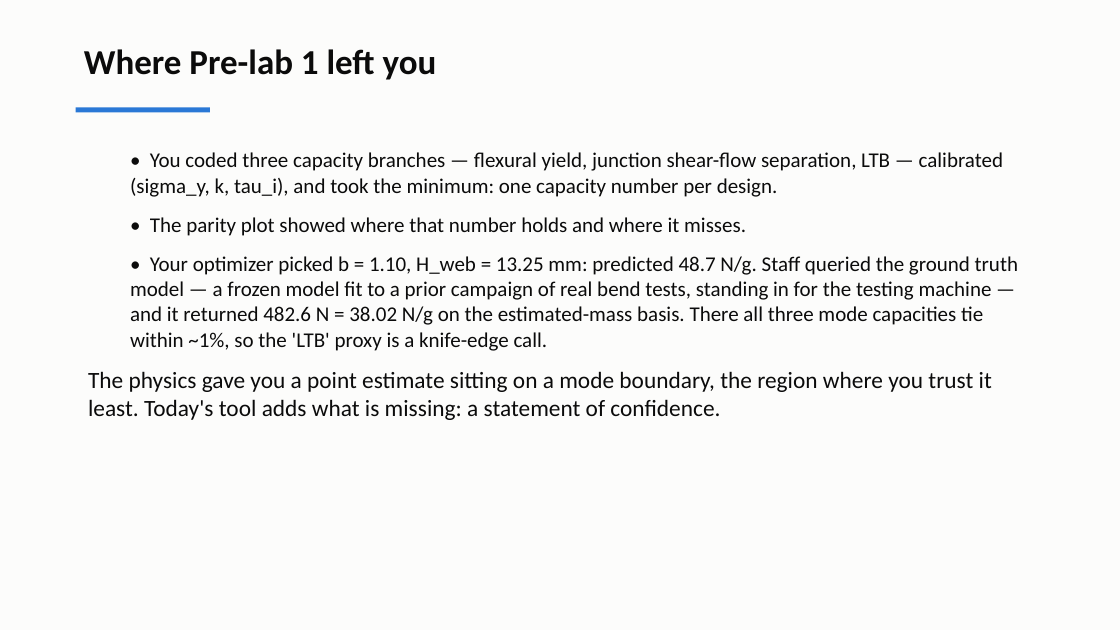
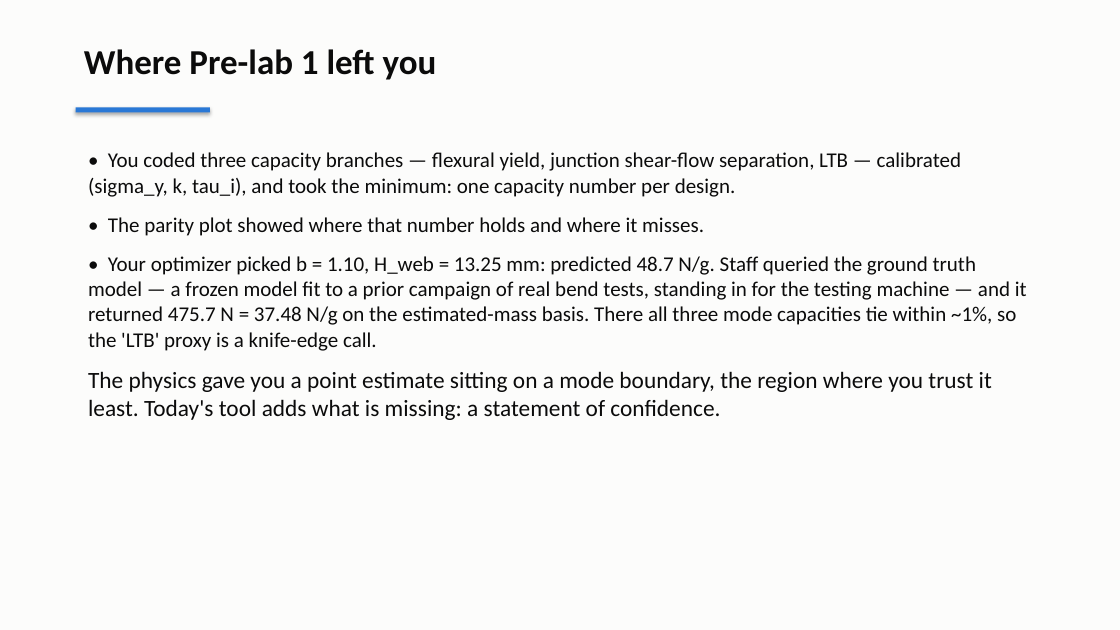
Before and after one commit to andrewvoss8-boop/core-me-data-science-activities-public, a slide deck: slide 2 of me323/Module1_drafts/ME323_Module1_Lecture2.pptx. Drawn at 1120x630 pixels with LibreOffice and Linux fonts; fonts in the diff are those of the drawing. Boxes give left, top, right and bottom in pixels: in the first picture for what was removed or moved away, otherwise in the second. Text is boxed around its words. In the diff, an @@ line names an element or a change of style, - is before the commit and + after.

```diff
--- a/me323/Module1_drafts/ME323_Module1_Lecture2.pptx
+++ b/me323/Module1_drafts/ME323_Module1_Lecture2.pptx
@@ rectangle at (x1=76, y1=108, x2=210, y2=113): shadow on @@
@@ text at (x1=88, y1=152, x2=961, y2=236): list level 2 to 1 in "• You coded three capacity ..."; list level 2 to 1 in "• The parity plot showed ..." @@
@@ text at (x1=88, y1=256, x2=1027, y2=351): text changed @@
-  • Your optimizer picked b = 1.10, H_web = 13.25 mm: predicted 48.7 N/g. Staff queried the ground truth model — a frozen model fit to a prior campaign of real bend tests, standing in for the testing machine — and it returned 482.6 N = 38.02 N/g on the estimated-mass basis. There all three mode capacities tie within ~1%, so the 'LTB' proxy is a knife-edge call.
+• Your optimizer picked b = 1.10, H_web = 13.25 mm: predicted 48.7 N/g. Staff queried the ground truth model — a frozen model fit to a prior campaign of real bend tests, standing in for the testing machine — and it returned 475.7 N = 37.48 N/g on the estimated-mass basis. There all three mode capacities tie within ~1%, so the 'LTB' proxy is a knife-edge call.
```
Also in this commit, not shown: 21 other slides changed, 18 other files.
